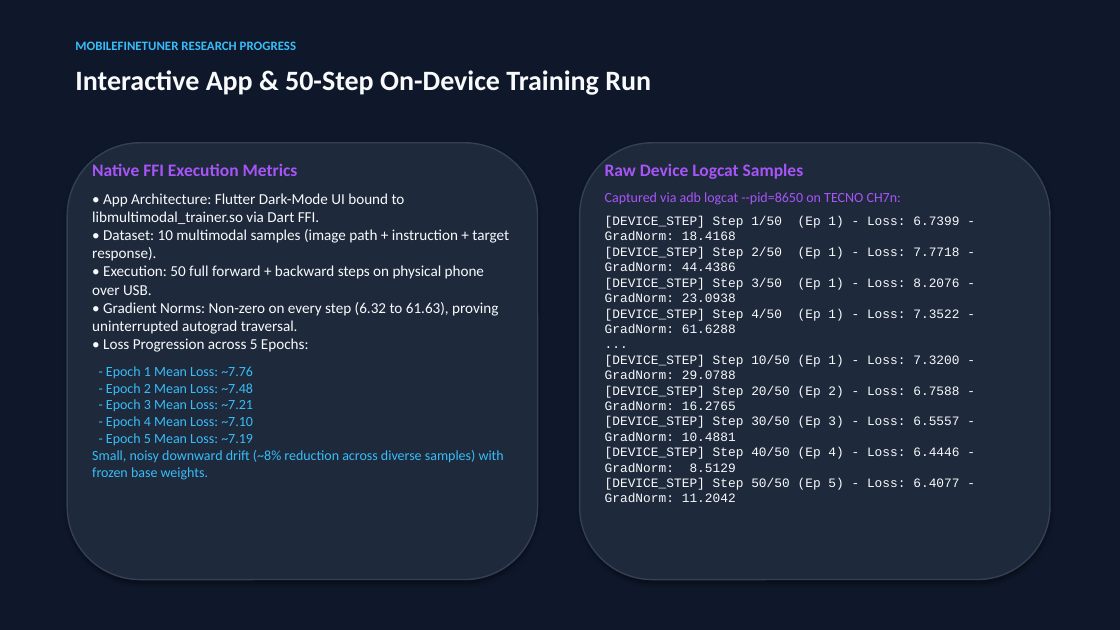
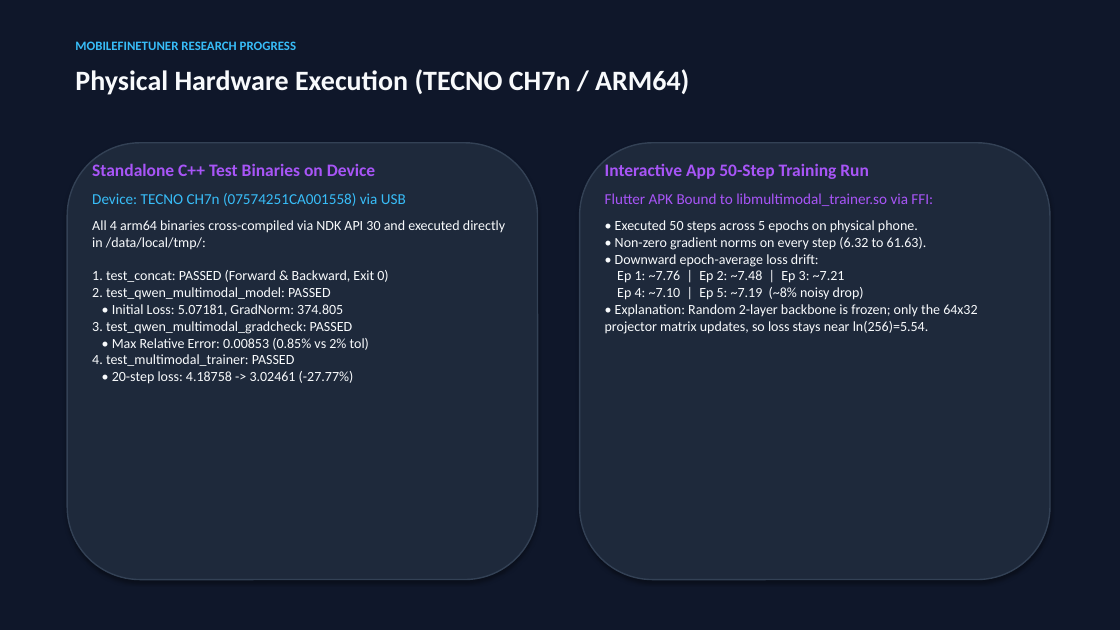
Before and after one commit to tanjirookamado602/multimodal-trainer-flutter, a slide deck: slide 6 of docs/MobileFineTuner_Multimodal_Meeting_Presentation.pptx. Drawn at 1120x630 pixels with LibreOffice and Linux fonts; fonts in the diff are those of the drawing. Boxes give left, top, right and bottom in pixels: in the first picture for what was removed or moved away, otherwise in the second. Text is boxed around its words. In the diff, an @@ line names an element or a change of style, - is before the commit and + after.

Commit message:
docs(presentation): update presentation deck with empirical on-device results, remove unverified claims

```diff
--- a/docs/MobileFineTuner_Multimodal_Meeting_Presentation.pptx
+++ b/docs/MobileFineTuner_Multimodal_Meeting_Presentation.pptx
@@ text at (x1=75, y1=69, x2=689, y2=95): text changed @@
-Interactive App & 50-Step On-Device Training Run
+Physical Hardware Execution (TECNO CH7n / ARM64)
@@ text at (x1=92, y1=163, x2=375, y2=176): text changed @@
-Native FFI Execution Metrics
+Standalone C++ Test Binaries on Device
@@ text at (x1=605, y1=164, x2=869, y2=179): text changed @@
-Raw Device Logcat Samples
+Interactive App 50-Step Training Run
@@ text at (x1=92, y1=193, x2=505, y2=384): text changed; size 13 to 12 pt @@
-• App Architecture: Flutter Dark-Mode UI bound to libmultimodal_trainer.so via Dart FFI.
-• Dataset: 10 multimodal samples (image path + instruction + target response).
-• Execution: 50 full forward + backward steps on physical phone over USB.
-• Gradient Norms: Non-zero on every step (6.32 to 61.63), proving uninterrupted autograd traversal.
-• Loss Progression across 5 Epochs:
-- Epoch 1 Mean Loss: ~7.76
-- Epoch 2 Mean Loss: ~7.48
-- Epoch 3 Mean Loss: ~7.21
-- Epoch 4 Mean Loss: ~7.10
-- Epoch 5 Mean Loss: ~7.19
-Small, noisy downward drift (~8% reduction across diverse samples) with frozen base weights.
+Device: TECNO CH7n (07574251CA001558) via USB
+All 4 arm64 binaries cross-compiled via NDK API 30 and executed directly in /data/local/tmp/:
+1. test_concat: PASSED (Forward & Backward, Exit 0)
+2. test_qwen_multimodal_model: PASSED
+• Initial Loss: 5.07181, GradNorm: 374.805
+3. test_qwen_multimodal_gradcheck: PASSED
+• Max Relative Error: 0.00853 (0.85% vs 2% tol)
+4. test_multimodal_trainer: PASSED
+• 20-step loss: 4.18758 -> 3.02461 (-27.77%)
@@ text at (x1=605, y1=193, x2=977, y2=334): text changed; size 11 to 12 pt; font Courier New to Calibri @@
-Captured via adb logcat --pid=8650 on TECNO CH7n:
-[DEVICE_STEP] Step 1/50 (Ep 1) - Loss: 6.7399 - GradNorm: 18.4168
-[DEVICE_STEP] Step 2/50 (Ep 1) - Loss: 7.7718 - GradNorm: 44.4386
-[DEVICE_STEP] Step 3/50 (Ep 1) - Loss: 8.2076 - GradNorm: 23.0938
-[DEVICE_STEP] Step 4/50 (Ep 1) - Loss: 7.3522 - GradNorm: 61.6288
-...
-[DEVICE_STEP] Step 10/50 (Ep 1) - Loss: 7.3200 - GradNorm: 29.0788
-[DEVICE_STEP] Step 20/50 (Ep 2) - Loss: 6.7588 - GradNorm: 16.2765
-[DEVICE_STEP] Step 30/50 (Ep 3) - Loss: 6.5557 - GradNorm: 10.4881
-[DEVICE_STEP] Step 40/50 (Ep 4) - Loss: 6.4446 - GradNorm: 8.5129
-[DEVICE_STEP] Step 50/50 (Ep 5) - Loss: 6.4077 - GradNorm: 11.2042
+Flutter APK Bound to libmultimodal_trainer.so via FFI:
+• Executed 50 steps across 5 epochs on physical phone.
+• Non-zero gradient norms on every step (6.32 to 61.63).
+• Downward epoch-average loss drift:
+Ep 1: ~7.76 | Ep 2: ~7.48 | Ep 3: ~7.21
+Ep 4: ~7.10 | Ep 5: ~7.19 (~8% noisy drop)
+• Explanation: Random 2-layer backbone is frozen; only the 64x32 projector matrix updates, so loss stays near ln(256)=5.54.
```
Also in this commit, not shown: 7 other slides changed.
